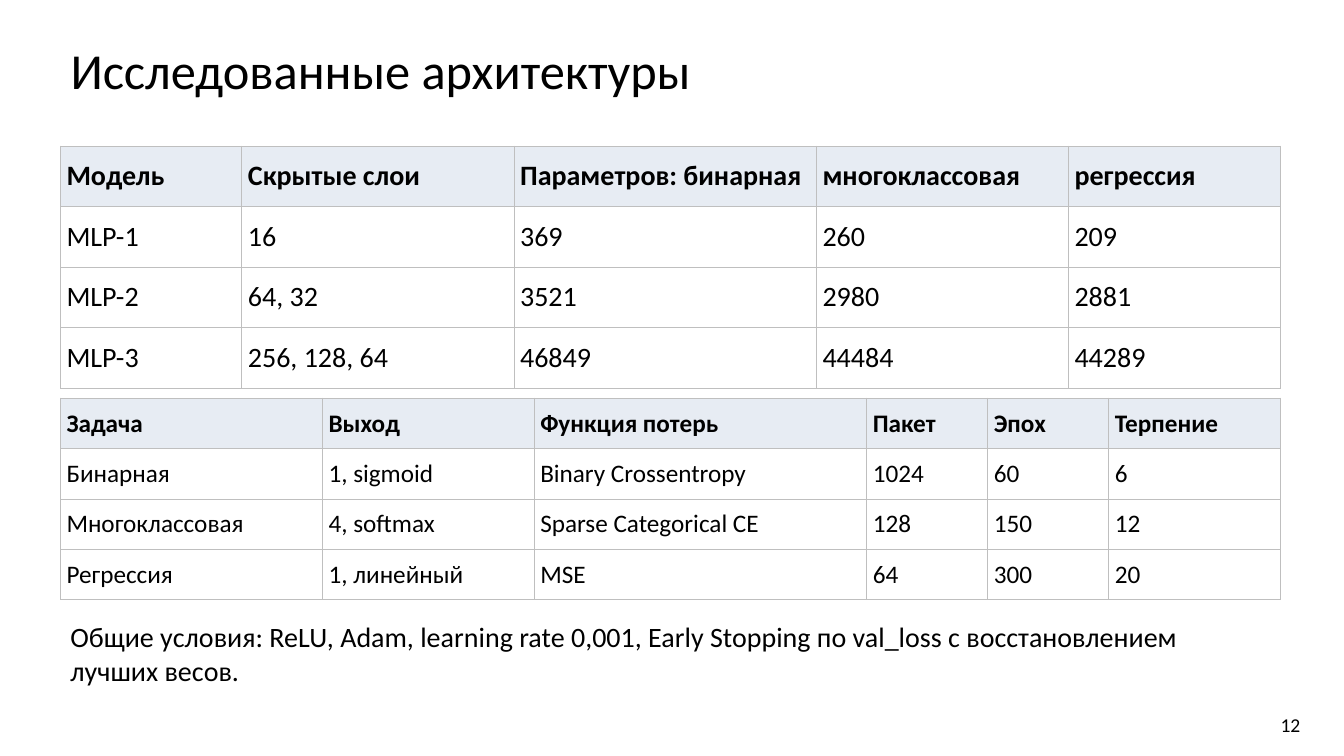
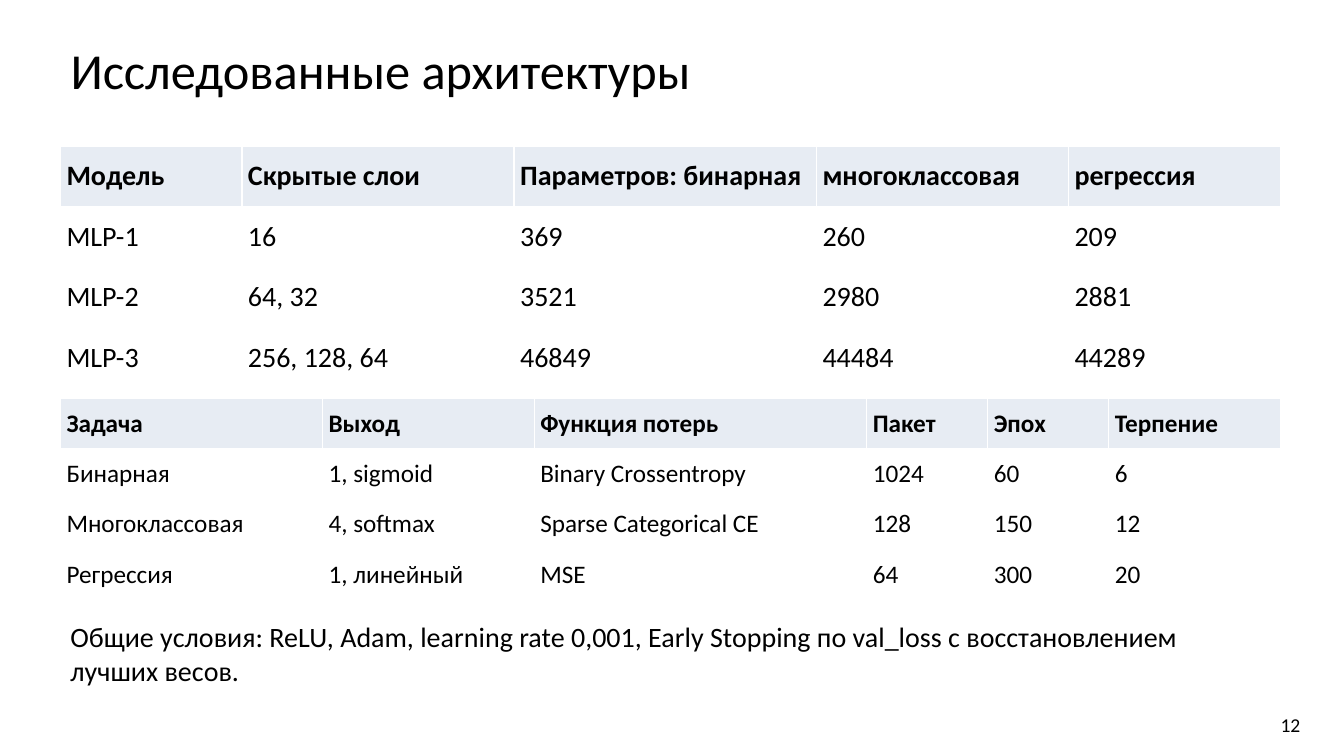
Before and after one commit to bigflyy/nn-uni, a slide deck: slide 12 of labs/lab1/nn-lab-1.pptx. Drawn at 1344x756 pixels with LibreOffice and Linux fonts; fonts in the diff are those of the drawing. Boxes give left, top, right and bottom in pixels: in the first picture for what was removed or moved away, otherwise in the second. Text is boxed around its words. In the diff, an @@ line names an element or a change of style, - is before the commit and + after.

```diff
--- a/labs/lab1/nn-lab-1.pptx
+++ b/labs/lab1/nn-lab-1.pptx
@@ table at [60, 146, 1280, 388] @@
@@ borders changed @@
@@ table at [60, 398, 1280, 600] @@
@@ borders changed @@
```
Also in this commit, not shown: 21 other slides changed, 1 other file.
